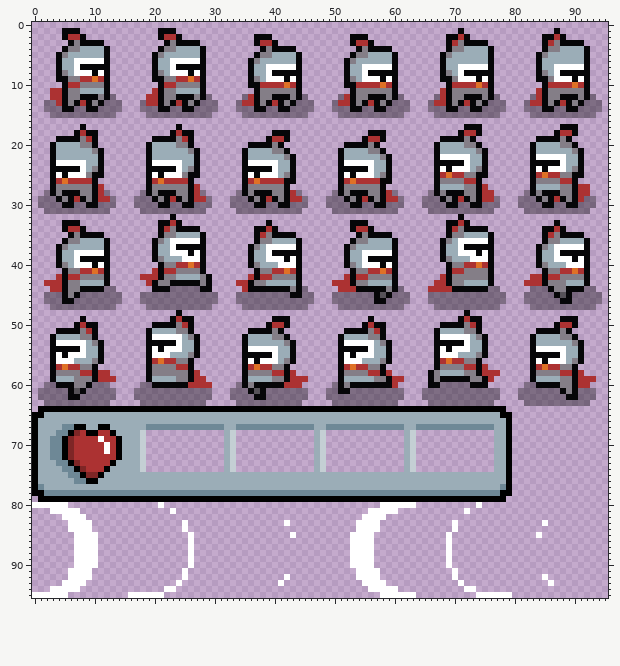
A sprite sheet gets an edit: dungeon-of-eternal-conquest/res/sprites/entities/player.png. The picture above was drawn from the file before the commit.
The file is 96x96 pixels. Colours within 5 levels of each other are drawn and written as one.
The same view after the edit:
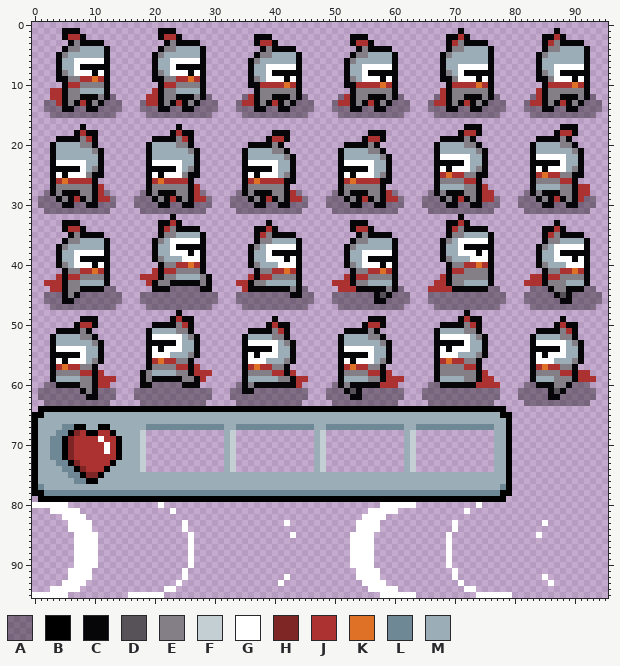
Palette (. is transparent): A #0000005a  B #000000  C #060608  D #565258  E #847e87  F #c4cfd4  G #ffffff  H #7e2626  J #ac3232  K #df7126  L #6e8896  M #9badb7
The edit:
@@ x 0..95 @@
 48 ........................C...............................................C.......................
-49 ........C..............CJCC.............CCC.............C..............CJCC.............CCC.....
-50 .......CJCC.........CCCCEJC............CJJC............CJCC.........CCCCEJC............CJJC.....
-51 ....CCCCEJC........CMMMMEEC.........CCCCEC..........CCCCEJC........CMMMMEEC.........CCCCEC......
+49 ........CCC............CJCC.............C...............CCC............CJCC.............C.......
+50 .......CJJC.........CCCCEJC............CJCC............CJJC.........CCCCEJC............CJCC.....
+51 ....CCCCEC.........CMMMMEEC.........CCCCEJC.........CCCCEC.........CMMMMEEC.........CCCCEJC.....
 52 ...CMMMMEEC........CGGGGGMEC.......CMMMMEEC........CMMMMEEC........CGGGGGMEC.......CMMMMEEC.....
-53 ...CGGGGGMEC.......CCCCCGMMC.......CMMMMMMEC.......CGGGGGMEC.......CCCCCGMMC.......CMMMMMMEC....
-54 ...CCCCCGMMC.......CGCGGGMMC.......CGGGGGMMC.......CCCCCGMMC.......CGCGGGMMC.......CGGGGGMMC....
-55 ...CGCGGGMMC.......CGGGMMMEC.......CCCCCGMMC.......CGCGGGMMC.......CGGGMMMEC.......CCCCCGMMC....
-56 ...CGGGMMMEC.......CJKJJEEC........CGCGGGMEC.......CGGGMMMEC.......CJKJJEEC........CGCGGGMEC....
-57 ...CJKJJEEC........CEEEEJJC........CJKJJEEC........CJKJJEEC........CEEEEJJCJ.......CJKJJEEC.....
-58 ...CEEEEJJCJJ......CEEEEEECJ.......CEEEEJJCJ.......CEEEEJJCJ......CEMMMMEECJJJ.....CEEEEJJCJ....
-59 ...CMMMEEECJJJ.....CMMMMEECJJ......CMMMMEECJJJ.....CMMMMMEECJJ....CECCCCCEECJ......CMMMMEECJJJ..
-60 ..AACCCEECAAA.....AACCCCCCJJJJ....ACECCCCCJJJ.....ACECCCCCCCJ.....CCAAAAACCC......AACCCCEECJJ...
-61 .AAAAACDCAAAAA...AAAAAAAAAAAAA...AAACDCAAAAAAA...AACCAAAAAAAAA...AAAAAAAAAAAAA...AAAAAAACECAAA..
-62 .AAAAACCAAAAAA...AAAAAAAAAAAAA...AAAACCAAAAAAA...AAAAAAAAAAAAA...AAAAAAAAAAAAA...AAAAAAAACCAAA..
+53 ...CMMMMMMEC.......CCCCCGMMC.......CGGGGGMEC.......CMMMMMMEC.......CCCCCGMMC.......CGGGGGMEC....
+54 ...CGGGGGMMC.......CGCGGGMMC.......CCCCCGMMC.......CGGGGGMMC.......CGCGGGMMC.......CCCCCGMMC....
+55 ...CCCCCGMMC.......CGGGMMMEC.......CGCGGGMMC.......CCCCCGMMC.......CGGGMMMEC.......CGCGGGMMC....
+56 ...CGCGGGMEC.......CJKJJEEC........CGGGMMMEC.......CGCGGGMEC.......CJKJJEEC........CGGGMMMEC....
+57 ...CJKJJEEC........CEEEEJJCJ.......CJKJJEEC........CJKJJEEC........CEEEEJJC........CJKJJEEC.....
+58 ...CEEEEJJCJ......CEMMMMEECJJJ.....CEEEEJJCJ.......CEEEEJJCJ.......CEEEEEECJ.......CEEEEJJCJJ...
+59 ...CMMMMEECJJJ....CECCCCCEECJ......CMMMMMEECJJ.....CMMMMEECJJJ.....CMMMMEECJJ......CMMMEEECJJJ..
+60 ..AACCCCEECJJ.....CCAAAAACCC......ACECCCCCCCJ.....ACECCCCCJJJ.....AACCCCCCJJJJ....AACCCEECAAA...
+61 .AAAAAAACECAAA...AAAAAAAAAAAAA...AACCAAAAAAAAA...AAACDCAAAAAAA...AAAAAAAAAAAAA...AAAAACDCAAAAA..
+62 .AAAAAAAACCAAA...AAAAAAAAAAAAA...AAAAAAAAAAAAA...AAAACCAAAAAAA...AAAAAAAAAAAAA...AAAAACCAAAAAA..
 63 ..AAAAAAAAAAA.....AAAAAAAAAAA.....AAAAAAAAAAA.....AAAAAAAAAAA.....AAAAAAAAAAA.....AAAAAAAAAAA...
Pixel boxes of the changes (left, top, right, bottom) in both pictures:
changed: (56, 316, 110, 400)
changed: (242, 316, 296, 400)
changed: (338, 316, 392, 400)
changed: (536, 316, 590, 400)
changed: (140, 364, 212, 388)
changed: (428, 364, 500, 388)
